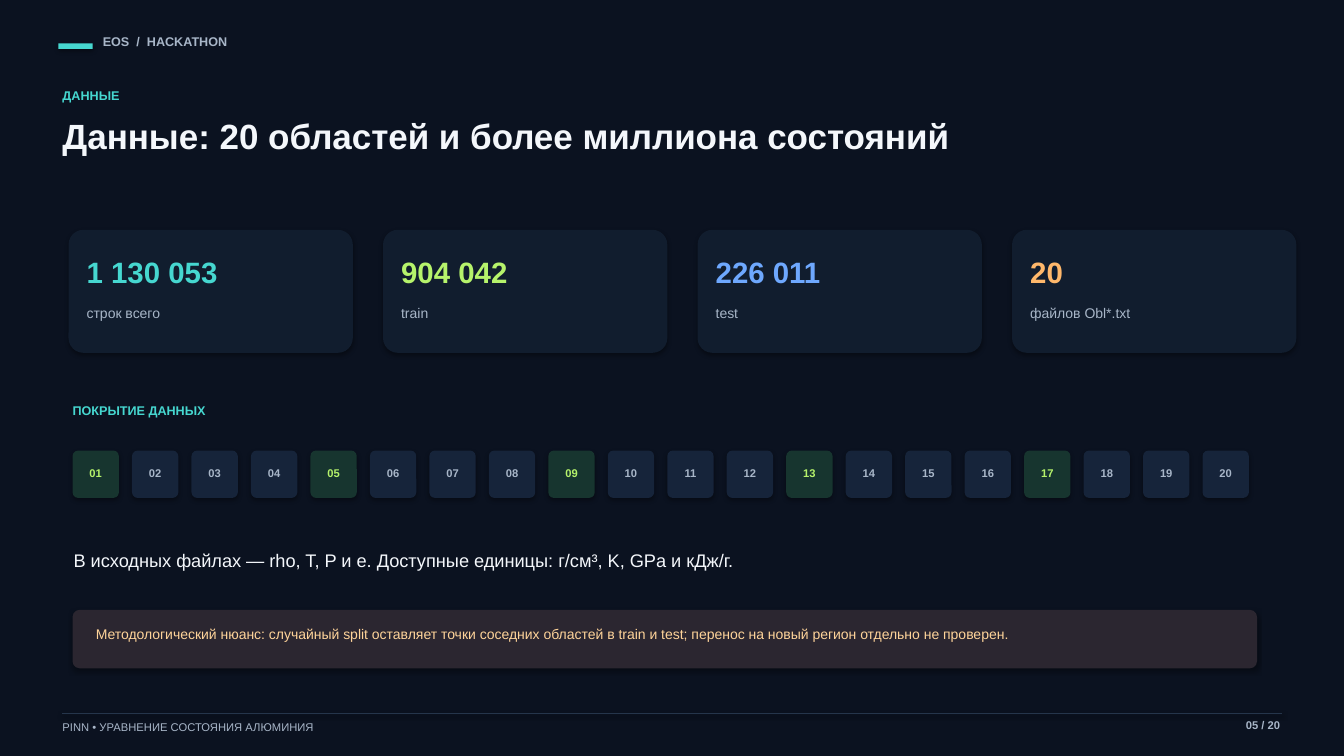
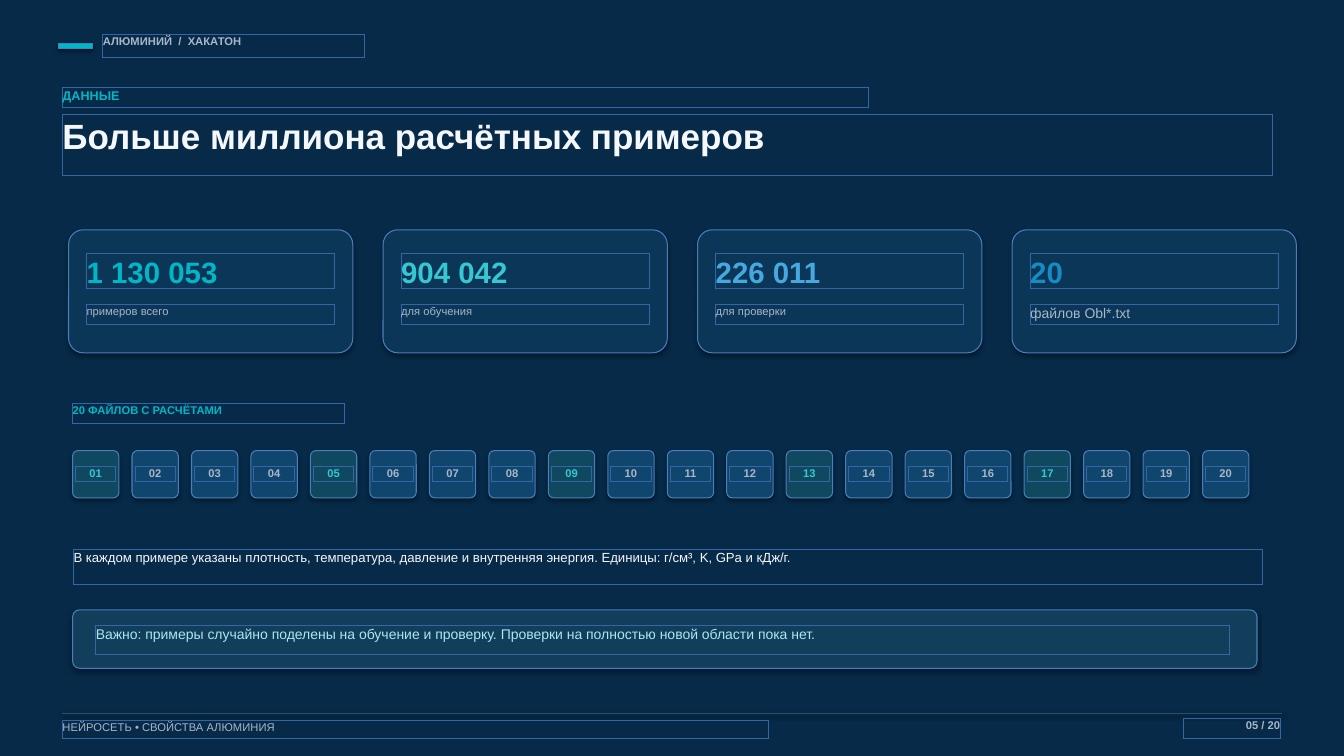
Before and after one commit to AtesiT/testPresentation, a slide deck: slide 5 of Презентация_хакатон_EOS_алюминия.pptx. Drawn at 1344x756 pixels with LibreOffice and Linux fonts; fonts in the diff are those of the drawing. Boxes give left, top, right and bottom in pixels: in the first picture for what was removed or moved away, otherwise in the second. Text is boxed around its words. In the diff, an @@ line names an element or a change of style, - is before the commit and + after.

```diff
--- a/Презентация_хакатон_EOS_алюминия.pptx
+++ b/Презентация_хакатон_EOS_алюминия.pptx
@@ background #0B1220 to #062A48 @@
@@ rectangle at (58, 43, 93, 49): fill #46D7D0 to #00B7C7 @@
@@ text at (103, 36, 241, 45): text changed; size 9 to 8 pt @@
-EOS / HACKATHON
+АЛЮМИНИЙ / ХАКАТОН
@@ text "ДАННЫЕ" at (62, 90, 119, 103): text colour #46D7D0 to #00B7C7 @@
@@ text at (62, 121, 764, 156): text changed @@
-Данные: 20 областей и более миллиона состояний
+Больше миллиона расчётных примеров
@@ fill #111D2E to #0B3658 in 4 elements at (69, 230, 353, 353), (383, 230, 667, 353), (698, 230, 982, 353), (1012, 230, 1297, 353) @@
@@ text "1 130 053" at (87, 262, 217, 289): text colour #46D7D0 to #00B7C7 @@
@@ text "226 011" at (716, 262, 820, 289): text colour #6EA8FE to #45A9E0 @@
@@ text "20" at (1030, 260, 1063, 289): text colour #FFB86B to #168CC4 @@
@@ text at (87, 309, 169, 317): text changed; size 10 to 8 pt @@
-строк всего
+примеров всего
@@ text at (401, 306, 472, 317): text changed; size 10 to 8 pt @@
-train
+для обучения
@@ text at (716, 309, 786, 317): text changed; size 10 to 8 pt @@
-test
+для проверки
@@ text at (73, 405, 222, 414): text changed; size 9 to 8 pt; text colour #46D7D0 to #00B7C7 @@
-ПОКРЫТИЕ ДАННЫХ
+20 ФАЙЛОВ С РАСЧЁТАМИ
@@ fill #17352F to #10495F in 5 elements at (73, 451, 119, 498), (311, 451, 357, 498), (548, 451, 595, 498), (786, 451, 833, 498), (1024, 451, 1071, 498) @@
@@ text colour #B6F36B to #35C7D2 in 6 elements at (401, 260, 507, 289), (89, 469, 101, 477), (327, 469, 339, 477), (565, 469, 577, 477), (803, 469, 815, 477), (1041, 469, 1053, 477) @@
@@ fill #16243A to #10466D in 15 elements at (132, 451, 178, 498), (192, 451, 238, 498), (251, 451, 297, 498), (370, 451, 416, 498), (430, 451, 476, 498), (489, 451, 535, 498), (608, 451, 654, 498), (667, 451, 714, 498), (727, 451, 773, 498), (846, 451, 892, 498), (905, 451, 952, 498), (965, 451, 1011, 498), (1084, 451, 1130, 498), (1143, 451, 1190, 498), (1203, 451, 1249, 498) @@
@@ text at (74, 552, 791, 565): text changed; size 13 to 9.4 pt @@
-В исходных файлах — rho, T, P и e. Доступные единицы: г/см³, K, GPa и кДж/г.
+В каждом примере указаны плотность, температура, давление и внутренняя энергия. Единицы: г/см³, K, GPa и кДж/г.
@@ rounded rectangle at (73, 610, 1257, 668): fill #2B2630 to #123D5B @@
@@ text at (96, 628, 815, 642): text changed; text colour #FFD49A to #A8E9F0 @@
-Методологический нюанс: случайный split оставляет точки соседних областей в train и test; перенос на новый регион отдельно не проверен.
+Важно: примеры случайно поделены на обучение и проверку. Проверки на полностью новой области пока нет.
@@ line (63, 714) - (1282, 714): stroke #25354B 0.8 pt to #28516D 0.8 pt @@
@@ text at (62, 723, 275, 734): text changed @@
-PINN • УРАВНЕНИЕ СОСТОЯНИЯ АЛЮМИНИЯ
+НЕЙРОСЕТЬ • СВОЙСТВА АЛЮМИНИЯ
```
Also in this commit, not shown: 19 other slides changed.
